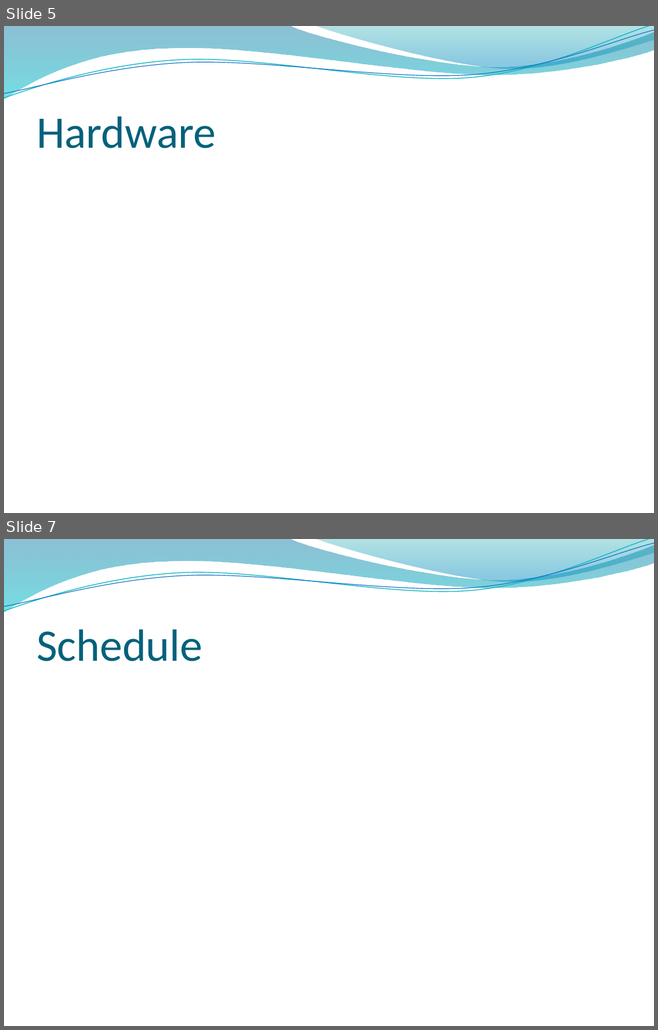
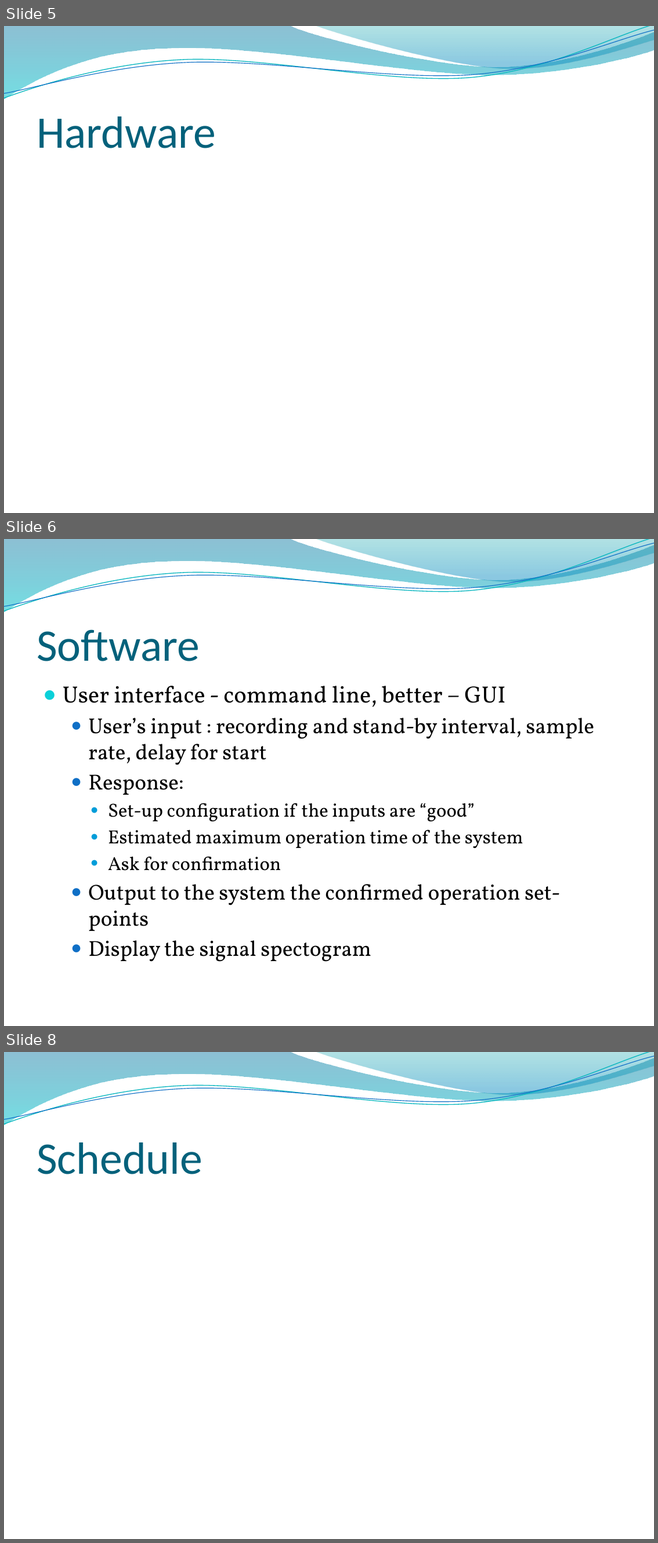
Before and after one commit to chelseathroop/UUVCapstone, a slide deck: CapstoneAssignments/CapstoneProposal.pptx. Shown one above the other, each under a label of ours: slides 5 and 7 before the commit, slides 5, 6 and 8 after it; the slides between them are not shown. The pictures are 658x1030 and 658x1543 pixels, drawn with LibreOffice and Linux fonts; fonts in the diff are those of the drawing; background and template pictures are left out. Boxes give left, top, right and bottom in pixels: in the first picture for what was removed or moved away, otherwise in the second. Text is boxed around its words. In the diff, an @@ line names an element or a change of style, - is before the commit and + after.

```diff
--- a/CapstoneAssignments/CapstoneProposal.pptx
+++ b/CapstoneAssignments/CapstoneProposal.pptx
@@ slide 6 added at (x1=4, y1=539, x2=654, y2=1026), background picture (left out); not listed: 4 template elements that a slide beside it also shows @@
@@ title added at (x1=36, y1=629, x2=199, y2=661), 50 pt, text #04617B @@
+Software
@@ text added at (x1=63, y1=686, x2=594, y2=962), 24 pt, text #000000 @@
+● User interface - command line, better – GUI
+  ● User’s input : recording and stand-by interval, sample rate, delay for start
+  ● Response:
+    ● Set-up configuration if the inputs are “good”
+    ● Estimated maximum operation time of the system
+    ● Ask for confirmation
+  ● Output to the system the confirmed operation set-points
+  ● Display the signal spectogram
@@ what was slide 7 is now slide 8 @@
```
Also in this commit, not shown: 1 slide changed, 1 other slide added, 1 slide removed.
